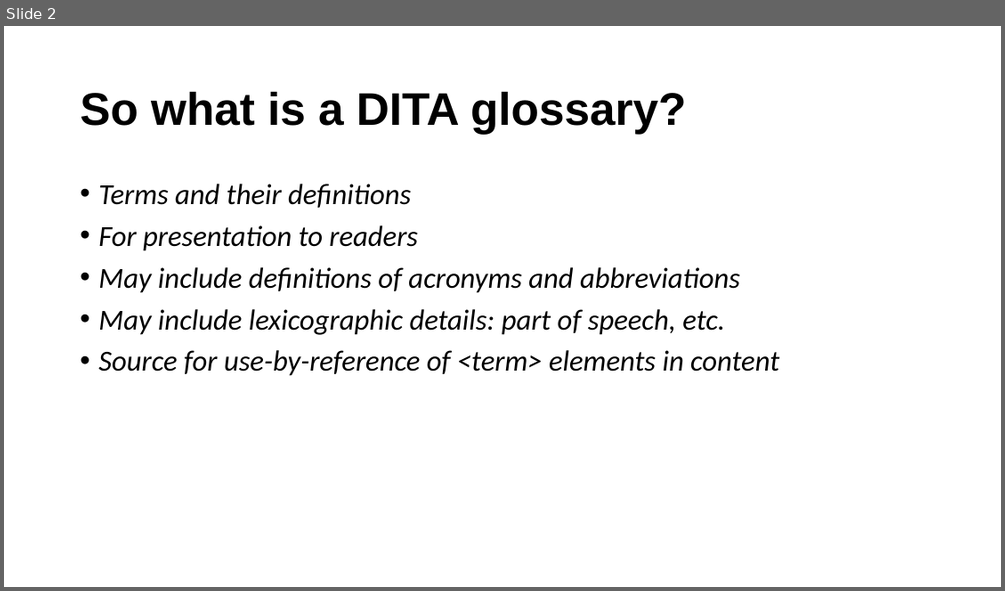
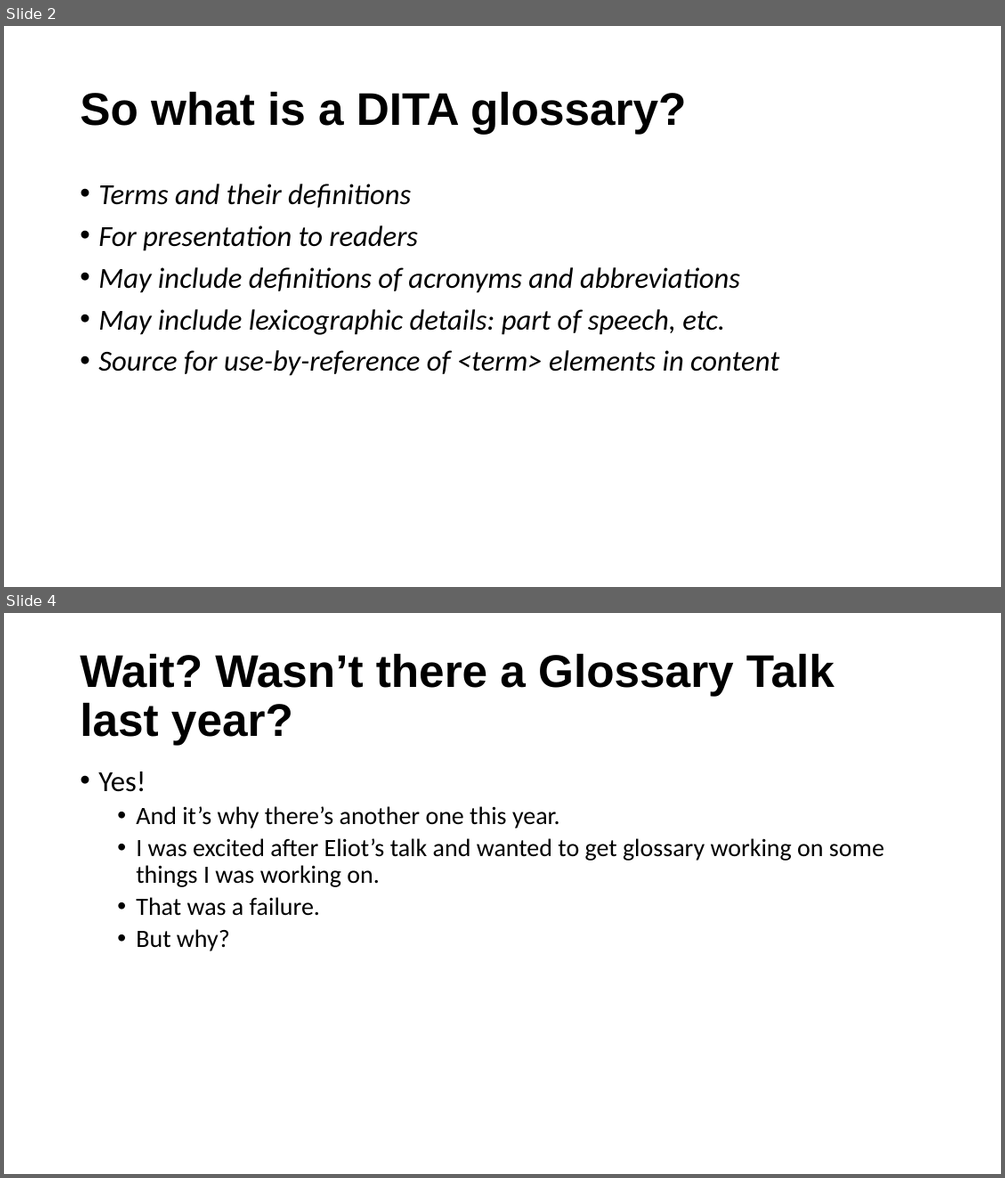
Before and after one commit to drmacro/dita-glossary-authoring-and-publishing, a slide deck: glossaryDITANA/Glossary_DITANA2019.pptx. Shown one above the other, each under a label of ours: slide 2 before the commit, slides 2 and 4 after it; the slides between them are not shown. The pictures are 1005x591 and 1005x1178 pixels, drawn with LibreOffice and Linux fonts; fonts in the diff are those of the drawing. Boxes give left, top, right and bottom in pixels: in the first picture for what was removed or moved away, otherwise in the second. Text is boxed around its words. In the diff, an @@ line names an element or a change of style, - is before the commit and + after.

```diff
--- a/glossaryDITANA/Glossary_DITANA2019.pptx
+++ b/glossaryDITANA/Glossary_DITANA2019.pptx
@@ slide 4 added at bbox=[4, 613, 1001, 1174], background #FFFFFF @@
@@ title added at bbox=[80, 653, 834, 745], 44 pt, text #000000, bold @@
+Wait? Wasn’t there a Glossary Talk last year?
@@ text added at bbox=[98, 771, 884, 951], 24 pt, text #000000 @@
+• Yes!
+  • And it’s why there’s another one this year.
+  • I was excited after Eliot’s talk and wanted to get glossary working on some things I was working on.
+  • That was a failure.
+  • But why?
```
Also in this commit, not shown: 1 slide changed, 1 other slide added, 8 other files.
